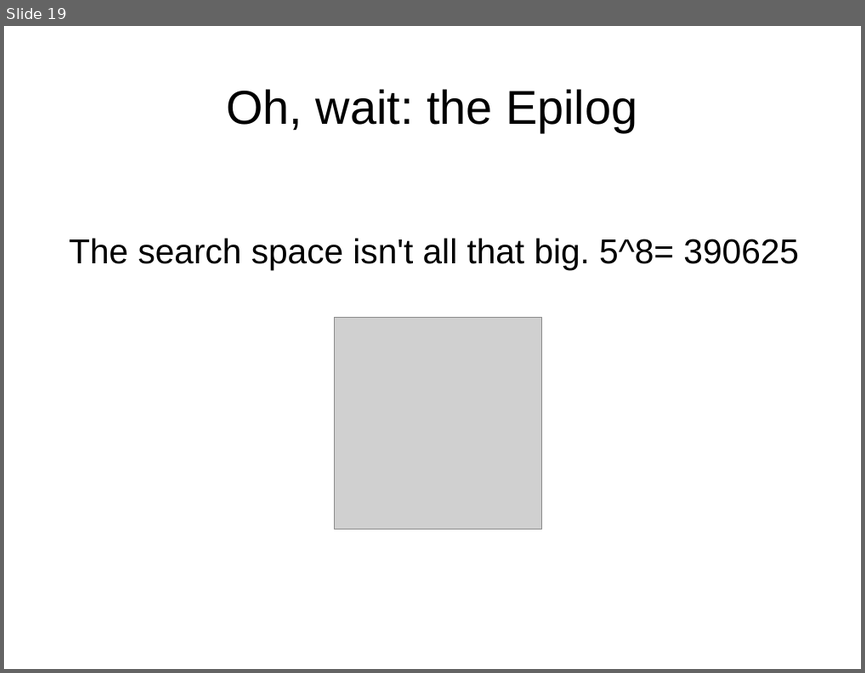
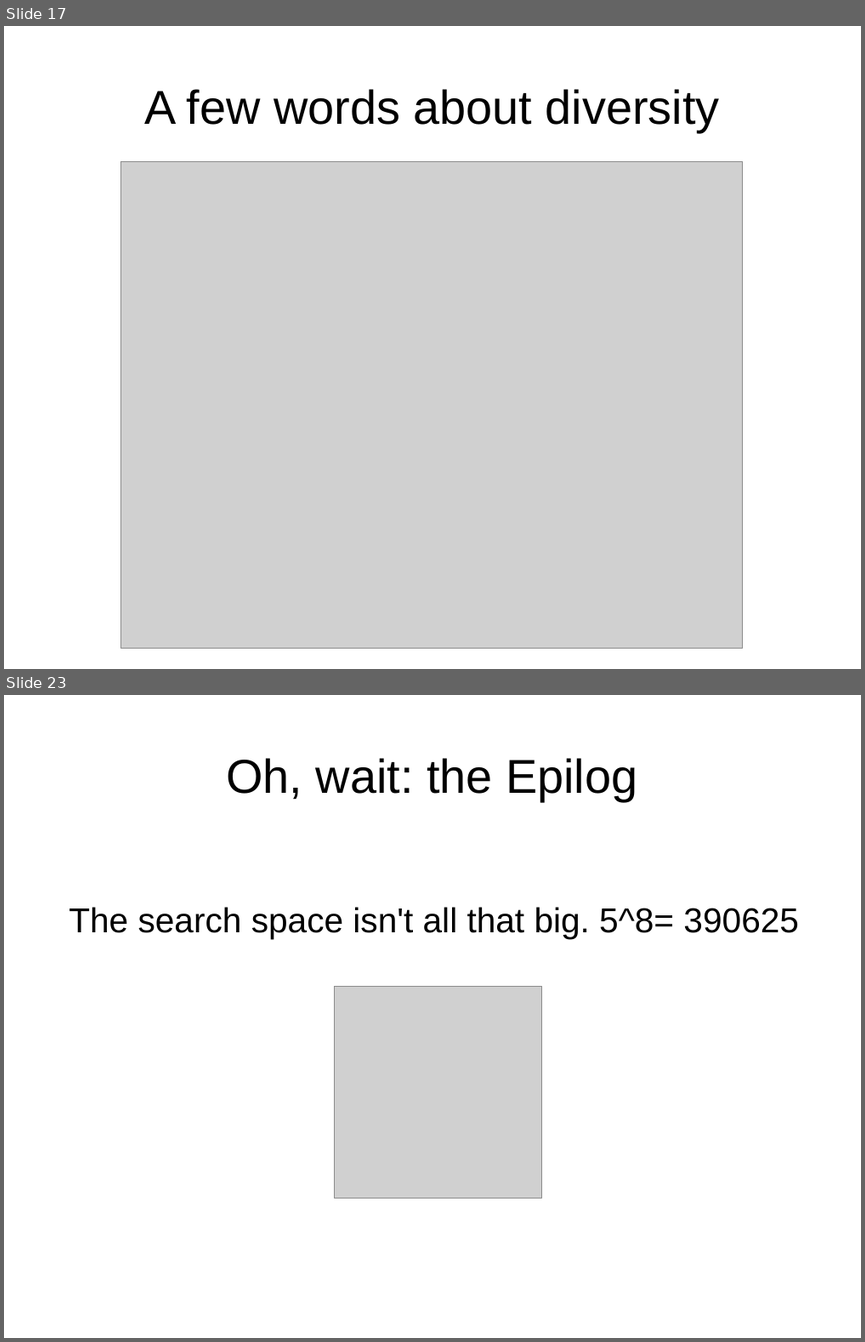
Before and after one commit to philtomson/OSBridge2012Talk, a slide deck: OSBridge2012.odp. Shown one above the other, each under a label of ours: slide 19 before the commit, slides 17 and 23 after it; the slides between them are not shown. The pictures are 865x673 and 865x1342 pixels, drawn with LibreOffice and Linux fonts; fonts in the diff are those of the drawing; grey boxes stand for pictures. Boxes give left, top, right and bottom in pixels: in the first picture for what was removed or moved away, otherwise in the second. Text is boxed around its words. In the diff, an @@ line names an element or a change of style, - is before the commit and + after.

```diff
--- a/OSBridge2012.odp
+++ b/OSBridge2012.odp
@@ slide 17 added at box(4, 26, 861, 669), background #FFFFFF @@
@@ title added at box(144, 89, 720, 132), 44 pt, text #000000 @@
+A few words about diversity
@@ picture added at box(120, 162, 743, 648) @@
@@ what was slide 19 is now slide 23 @@
```
Also in this commit, not shown: 5 slides changed, 4 other slides added, 2 other files.
